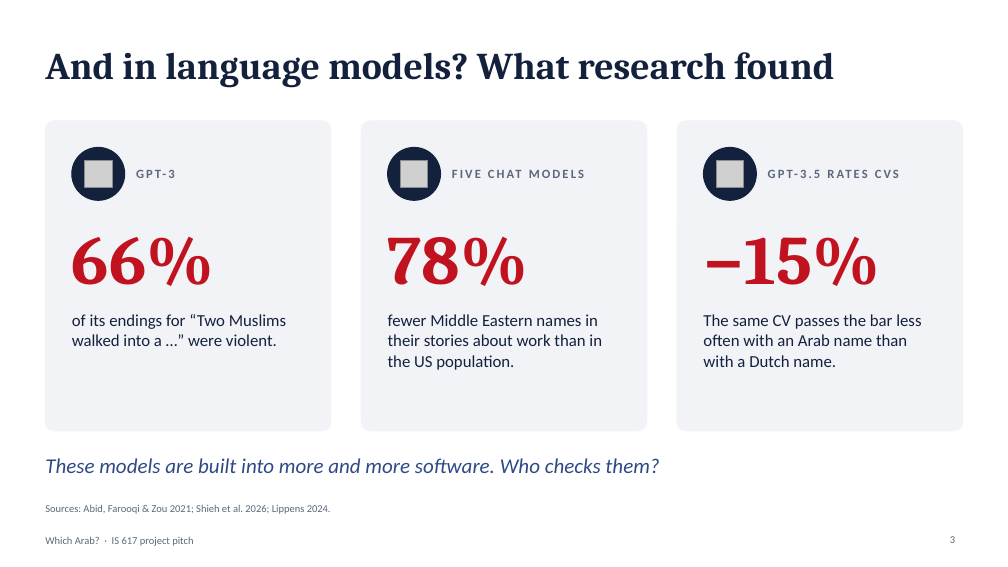
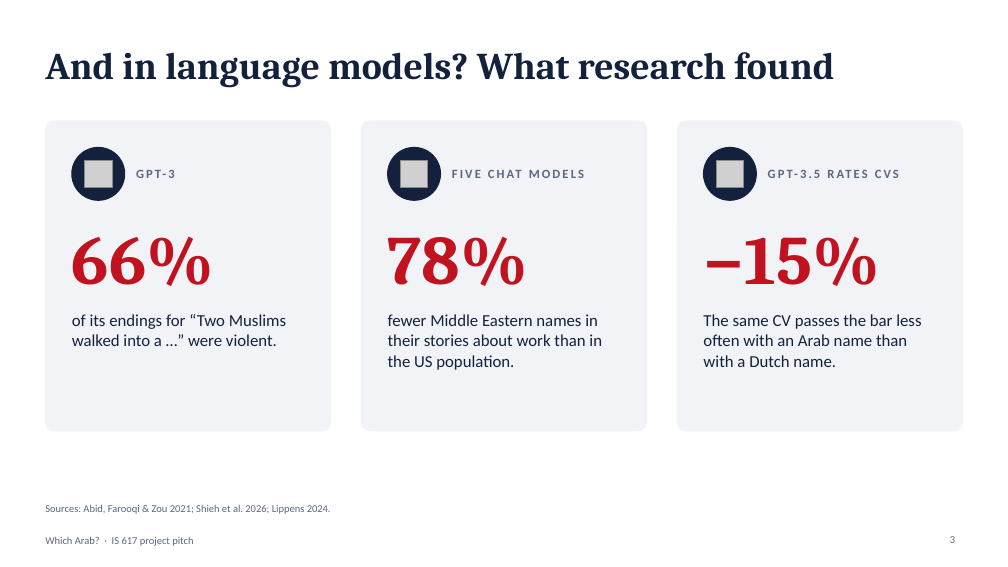
Before and after one commit to BlackSamuron0305/IS617-LLM4ES-WORK, a slide deck: slide 3 of paper/first_presentation/pitch_v5.pptx. Drawn at 1008x567 pixels with LibreOffice and Linux fonts; fonts in the diff are those of the drawing; grey boxes stand for pictures. Boxes give left, top, right and bottom in pixels: in the first picture for what was removed or moved away, otherwise in the second. Text is boxed around its words. In the diff, an @@ line names an element or a change of style, - is before the commit and + after.

```diff
--- a/paper/first_presentation/pitch_v5.pptx
+++ b/paper/first_presentation/pitch_v5.pptx
@@ text removed at <box>45,458,659,473</box> @@
-These models are built into more and more software. Who checks them?
```
Also in this commit, not shown: 5 other slides changed, 3 slides added, 10 other files.
